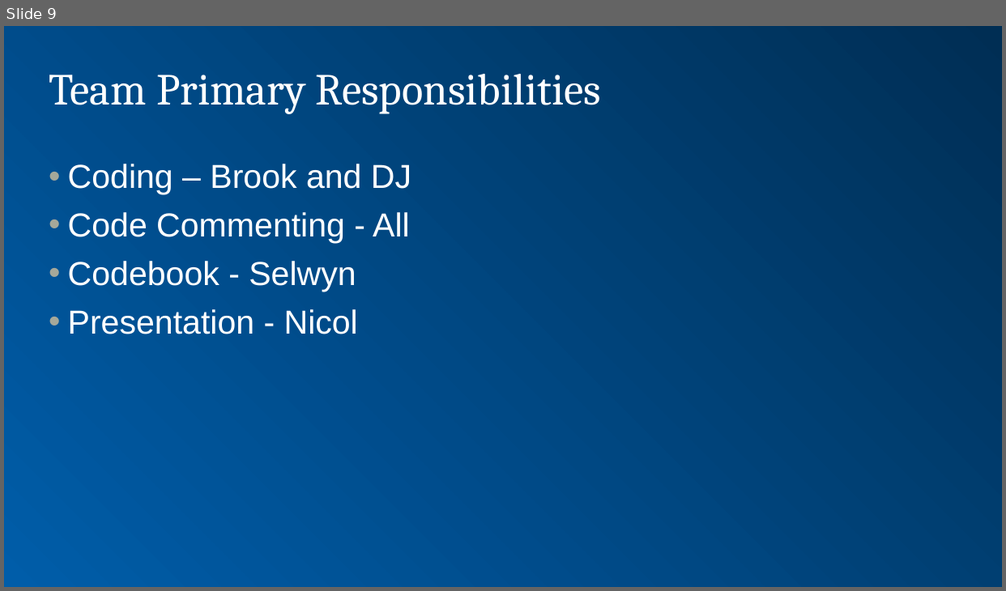
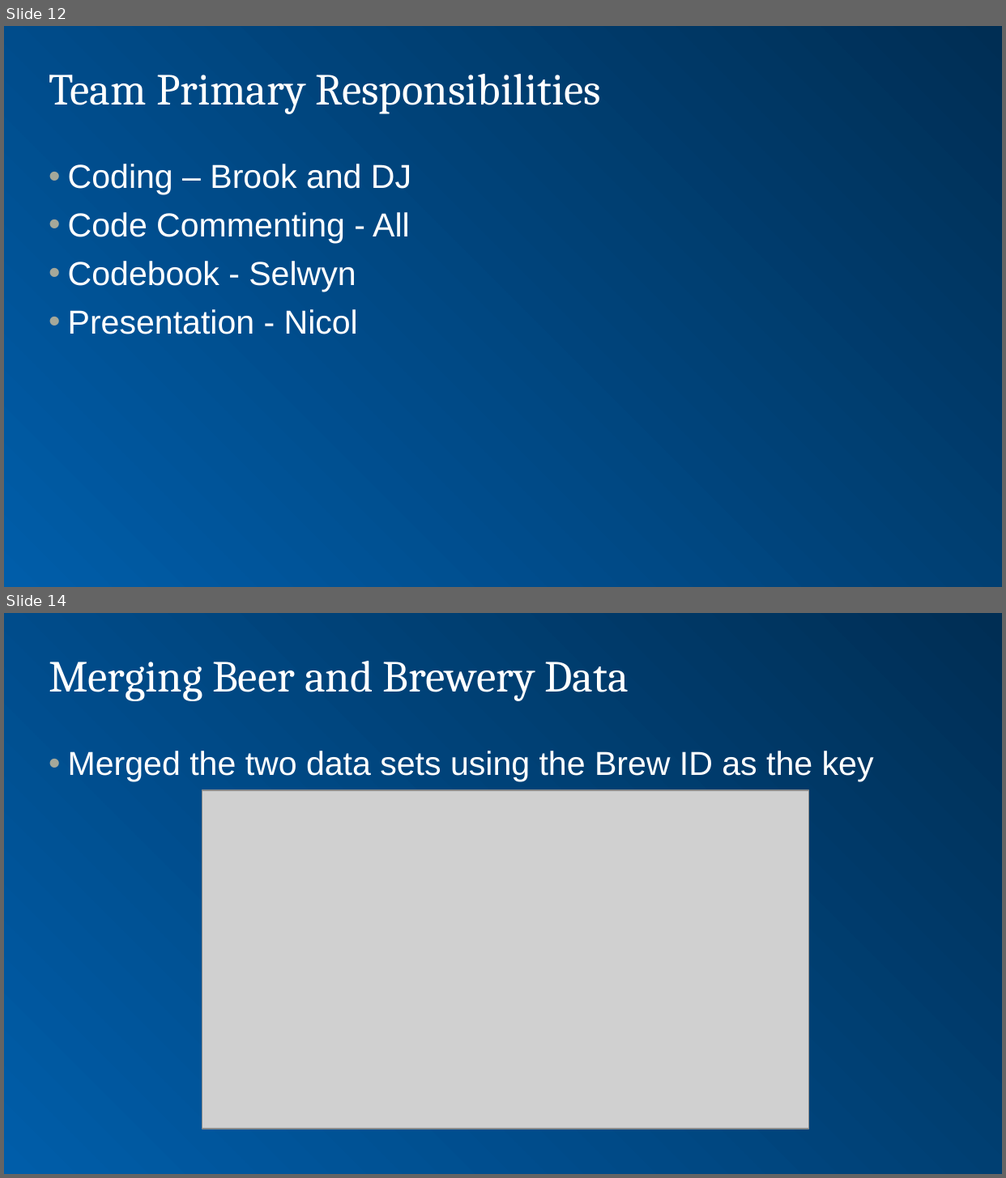
Before and after one commit to selwyn-samuel-smu/CaseStudy01, a slide deck: CaseStudy1Presentation.pptx. Shown one above the other, each under a label of ours: slide 9 before the commit, slides 12 and 14 after it; the slides between them are not shown. The pictures are 1006x591 and 1006x1178 pixels, drawn with LibreOffice and Linux fonts; fonts in the diff are those of the drawing; grey boxes stand for pictures; background and template pictures are left out. Boxes give left, top, right and bottom in pixels: in the first picture for what was removed or moved away, otherwise in the second. Text is boxed around its words. In the diff, an @@ line names an element or a change of style, - is before the commit and + after.

```diff
--- a/CaseStudy1Presentation.pptx
+++ b/CaseStudy1Presentation.pptx
@@ slide 14 added at bbox=[4, 613, 1002, 1174], background gradient #002F54 to #005DA9 @@
@@ title added at bbox=[49, 661, 629, 701], 32 pt, text #FFFFFF @@
+Merging Beer and Brewery Data
@@ text added at bbox=[68, 751, 874, 782], 24 pt, text #FFFFFF @@
+• Merged the two data sets using the Brew ID as the key
@@ picture added at bbox=[202, 790, 809, 1129] @@
@@ what was slide 9 is now slide 12 @@
```
Also in this commit, not shown: 2 slides changed, 5 other slides added.
